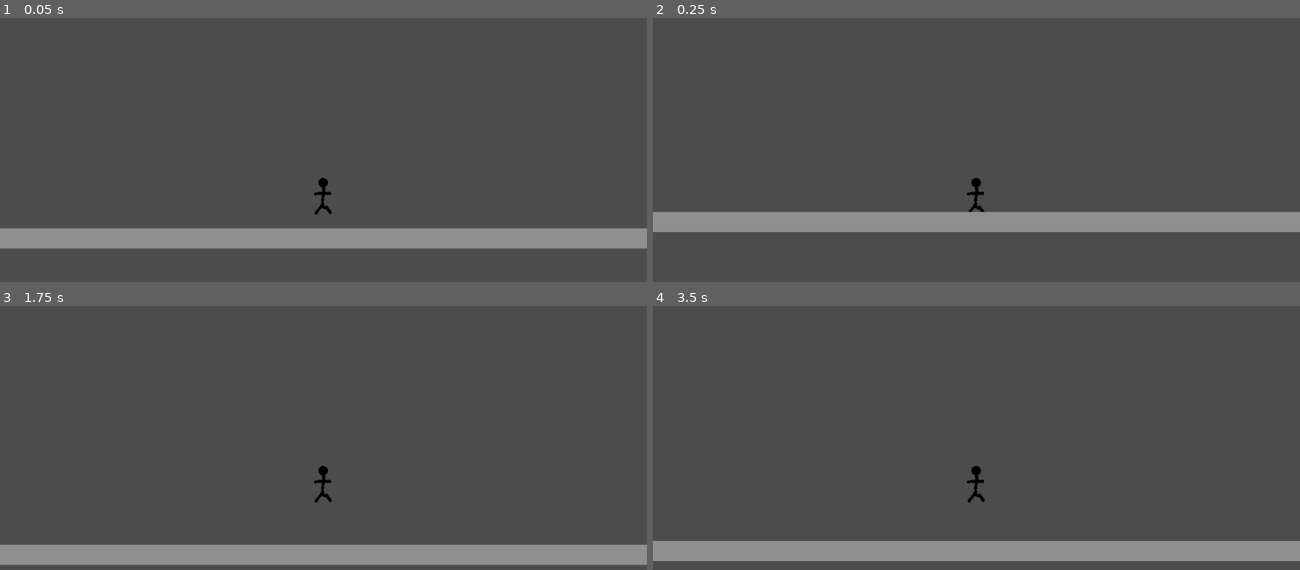
Above: before the commit, frames 1-4 (two rows, left to right).
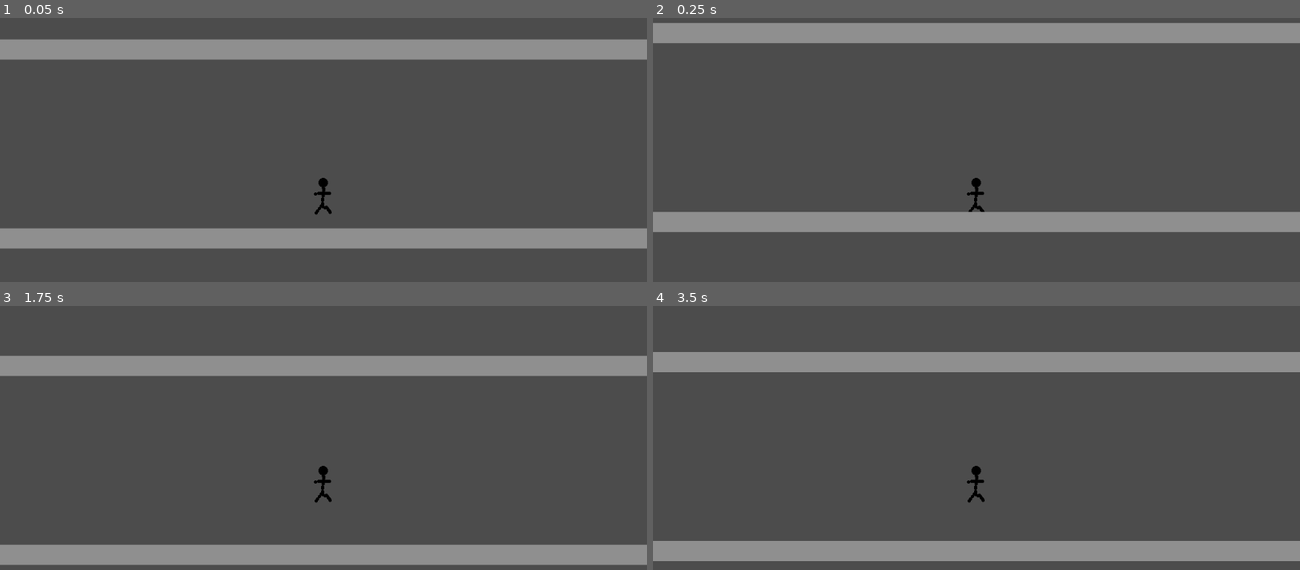
Above: after the commit, the same moments.

Repository: wiltaylor/GameJams
Game: Godot game, scene res://main.tscn
The game is run twice, just before and just after one commit, with the same random seed, the same clock (stepped at 60 frames per second) and the same inputs.
Inputs:
- Up to frame 1 (0.05 s): no input
- Up to frame 2 (0.25 s): no input
- Up to frame 3 (1.75 s): tap Enter at 0.5 s; hold Right (move_right) from 0.53 s (still down); tap S (move_slide) at 0.6, 1.35 s; tap Up (move_jump) at 0.77, 1.52 s; tap Space at 1.25 s
- Up to frame 4 (3.5 s): tap Enter at 2 s; release Right (move_right) at 2.03 s; hold Left (move_left) 2.03-2.78 s; tap S (move_slide) at 2.1, 2.85 s; tap Space at 2.75 s; hold Right (move_right) from 2.78 s (still down); tap Up (move_jump) at 3.02 s

The runs differ from the first frame. In frame 1, 8.0% of the frame differs, in the area x 0-100%, y 7-16%; in frame 2, 7.6%; in frame 3, 7.6%; in frame 4, 7.6%.

Commit message:
Added level generation

Diff:
--- /dev/null
+++ b/LudumDare/LD48/godot/level/LevelGap.tscn
@@ -0,0 +1,3 @@
+[gd_scene format=2]
+
+[node name="LevelGap1" type="Node"]
--- a/LudumDare/LD48/godot/main.tscn
+++ b/LudumDare/LD48/godot/main.tscn
@@ -1,7 +1,7 @@
 [gd_scene load_steps=3 format=2]
 
+[ext_resource path="res://scripts/LevelGemeratorGenerator.gd" type="Script" id=1]
 [ext_resource path="res://level/Player.tscn" type="PackedScene" id=2]
-[ext_resource path="res://level/LevelGenerator.tscn" type="PackedScene" id=3]
 
 [node name="Level" type="Node2D"]
 
@@ -10,5 +10,5 @@
 ] instance=ExtResource( 2 )]
 position = Vector2( 87.4532, 229.144 )
 
-[node name="LevelGenerator" parent="." instance=ExtResource( 3 )]
-LevelParts = [ ExtResource( 3 ) ]
+[node name="LevelGemeratorGenerator" type="Node" parent="."]
+script = ExtResource( 1 )
--- /dev/null
+++ b/LudumDare/LD48/godot/scripts/LevelGemeratorGenerator.gd
@@ -0,0 +1,48 @@
+extends Node
+
+class LevelData:
+	var obj: Object
+	var y: int
+
+export var LevelsToLoadAround = 3
+
+var levelGap = 300
+var LevelBlockWidth = 95
+var LevelGeneratorPrefab = load("res://level/LevelGenerator.tscn")
+var player
+var noise = OpenSimplexNoise.new()
+var WorldOffsetX: int = 0
+var WorldOffsetY: int = 0
+var currentLoaded = []
+
+func GetLevel(y):
+	for level in currentLoaded:
+		if level.y == y:
+			return
+		if level.y < WorldOffsetY - LevelsToLoadAround:
+			level.obj.queue_free()
+			currentLoaded.erase(level)
+		if level.y > WorldOffsetY + LevelsToLoadAround:
+			level.obj.queue_free()
+			currentLoaded.erase(level)
+
+
+	var d = LevelGeneratorPrefab.instance()
+	d.LeveloffsetY = levelGap * y
+	add_child(d)
+
+	var ld = LevelData.new()
+	ld.y = y
+	ld.obj = d
+	currentLoaded.append(ld)
+
+func _ready():
+	noise.seed = randi()
+	player = get_tree().get_nodes_in_group("player")[0]
+
+func _process(delta):
+	WorldOffsetX = int(round(player.position.x) / LevelBlockWidth)
+	WorldOffsetY = int(round(player.position.y) / levelGap)
+
+	for i in range(WorldOffsetY - LevelsToLoadAround, WorldOffsetY + LevelsToLoadAround):
+		GetLevel(i)
--- a/LudumDare/LD48/godot/scripts/LevelGenerator.gd
+++ b/LudumDare/LD48/godot/scripts/LevelGenerator.gd
@@ -11,9 +11,12 @@
 export var LevelIndex = 0
 export var LevelOffsetX: int = 0
 export var LeveloffsetY: int = 300
+export var leftDrop = -20
+export var rightdrop = 20
 
 var noise = OpenSimplexNoise.new()
 var levelPart = load("res://level/LevelFlat1.tscn")
+var levelPartGap = load("res://level/LevelGap.tscn")
 var player
 var currentLoaded = []
 
@@ -25,6 +28,12 @@
 	player = get_tree().get_nodes_in_group("player")[0]
 
 
+func getPart(x):
+	if x == leftDrop || x == rightdrop:
+		return levelPartGap.instance()
+
+	return levelPart.instance()
+
 func GetBlock(x):
 	for b in currentLoaded:
 		if b.x == x:
@@ -32,14 +41,16 @@
 		if b.x > LevelOffsetX + LevelWidthInBlocks:
 			b.obj.queue_free()
 			currentLoaded.erase(b)
-			print("die")
 		if b.x < LevelOffsetX - LevelWidthInBlocks:
 			b.obj.queue_free()
 			currentLoaded.erase(b)
-			print("death")
 
-	var d = levelPart.instance()
-	d.transform.origin = Vector2(x * LevelBlockWidth + LevelOffsetX, LeveloffsetY)
+
+	var d = getPart(x)
+
+	if d is StaticBody2D:
+		d.transform.origin = Vector2(x * LevelBlockWidth + LevelOffsetX, LeveloffsetY)
+
 	var blk = BlockData.new()
 	blk.obj = d
 	blk.x = x
